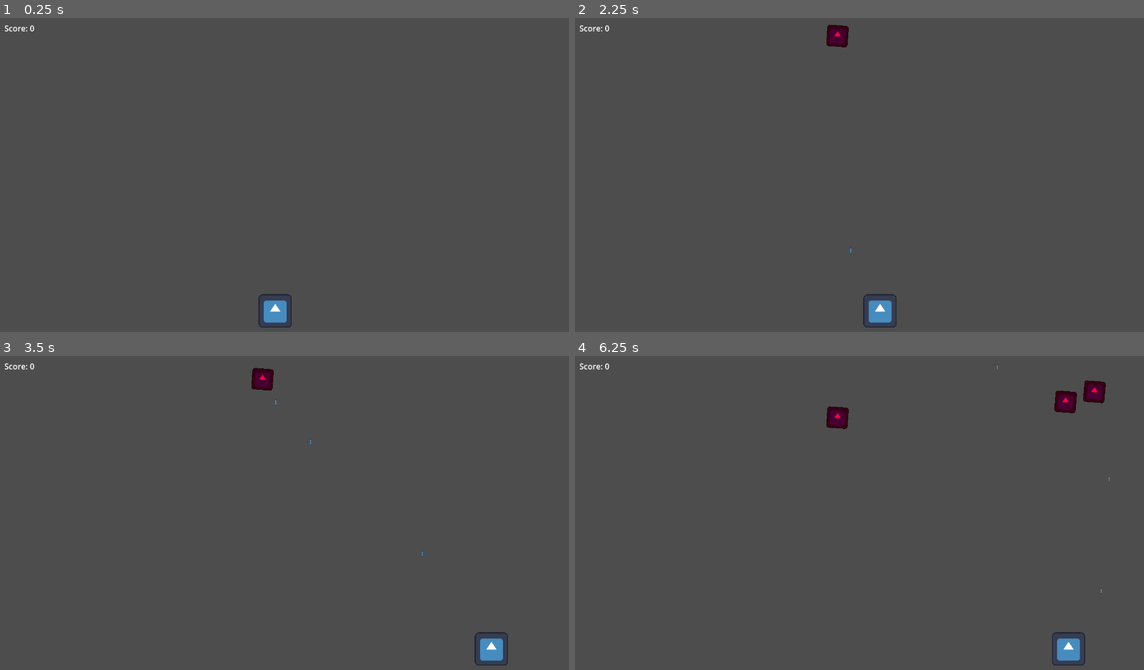
Above: before the commit, frames 1-4 (two rows, left to right).
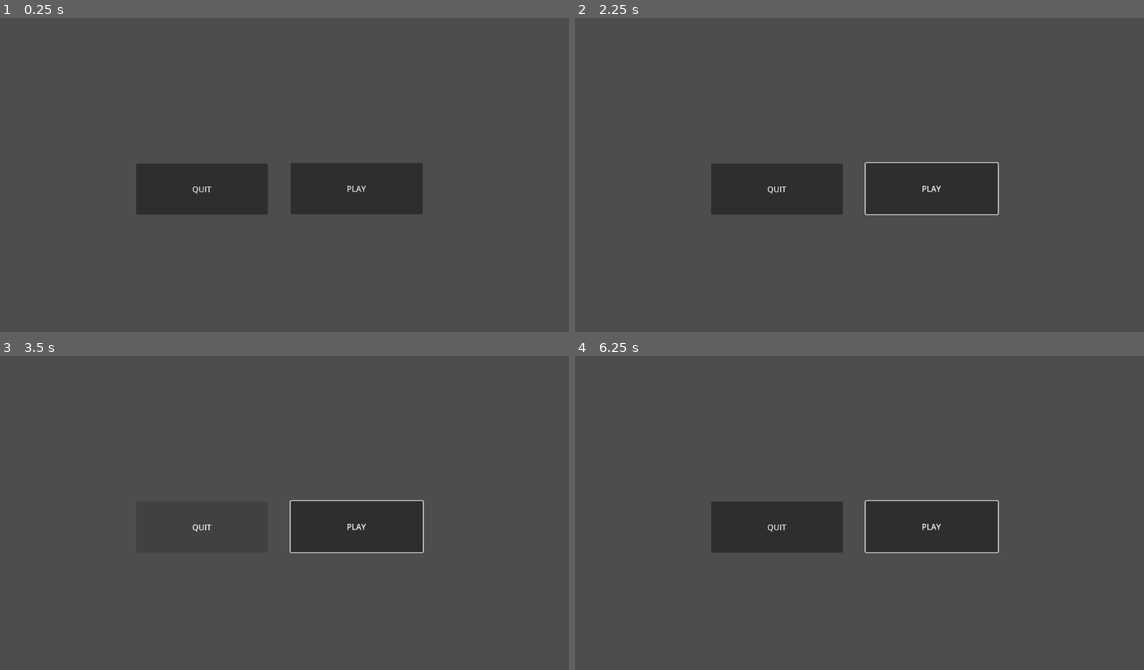
Above: after the commit, the same moments.

Repository: pengpa0012/godot-2d-platformer
Game: Godot game, scene res://Scenes/start_screen.tscn
Same seed, same stepped clock (60 frames per second), same inputs: the game is played once before the commit and once after it. Before the commit the project starts from res://Scenes/world.tscn. The engine's default icon, where the game draws it, is replaced by a stand-in: a white triangle on a blue panel in a dark square.
Inputs (mouse positions are in pixels of both pictures, inside the frame that each line leads up to):
- Up to frame 1 (0.25 s): no input
- Up to frame 2 (2.25 s): click (933, 187) at 0.5 s, where only the run after the commit has a clickable "PLAY"; click (933, 187) at 1.25 s, where only the run after the commit has a clickable "PLAY"; tap Enter (ui_accept) at 2 s; move the mouse to (677, 27) at 2.02 s; hold Right (ui_right) from 2.03 s (still down)
- Up to frame 3 (3.5 s): keep holding Right (ui_right); tap Enter (ui_accept) at 2.27, 3.02 s; move the mouse to (170, 531) at 2.77 s
- Up to frame 4 (6.25 s): move the mouse to (916, 447) at 3.52 s; release Right (ui_right) at 3.53 s; hold Left (ui_left) 3.53-4.28 s; move the mouse to (831, 582) at 4.27 s; hold Right (ui_right) 4.28-5.78 s; tap Enter (ui_accept) at 4.52, 5.27, 6.02 s; move the mouse to (1030, 566) at 5.02 s; move the mouse to (683, 469) at 5.77 s; hold Left (ui_left) from 5.78 s (still down)

The runs differ from the first frame. In frame 1, 7.9% of the frame differs, in the area x 0-75%, y 2-99%; in frame 2, 8.3%; in frame 3, 4.6%; in frame 4, 8.8%, in the area x 0-94%, y 2-99%.

Commit message:
added start/end screen layout

Diff:
--- /dev/null
+++ b/Scenes/death_screen.tscn
@@ -0,0 +1,24 @@
+[gd_scene format=3 uid="uid://dgne2oi70dylb"]
+
+[node name="DeathScreen" type="Node2D"]
+
+[node name="Button2" type="Button" parent="."]
+offset_left = 592.0
+offset_top = 292.0
+offset_right = 858.0
+offset_bottom = 395.0
+text = "RESTART"
+
+[node name="Button3" type="Button" parent="."]
+offset_left = 281.0
+offset_top = 293.0
+offset_right = 546.0
+offset_bottom = 396.0
+text = "QUIT"
+
+[node name="RichTextLabel" type="RichTextLabel" parent="."]
+offset_left = 469.0
+offset_top = 185.0
+offset_right = 876.0
+offset_bottom = 212.0
+text = "FINAL SCORE: 23123123"
--- /dev/null
+++ b/Scenes/start_screen.tscn
@@ -0,0 +1,17 @@
+[gd_scene format=3 uid="uid://fwpp87s5ri42"]
+
+[node name="StartScreen" type="Node2D"]
+
+[node name="Button" type="Button" parent="."]
+offset_left = 592.0
+offset_top = 292.0
+offset_right = 858.0
+offset_bottom = 395.0
+text = "PLAY"
+
+[node name="Button2" type="Button" parent="."]
+offset_left = 281.0
+offset_top = 293.0
+offset_right = 546.0
+offset_bottom = 396.0
+text = "QUIT"
--- a/project.godot
+++ b/project.godot
@@ -11,7 +11,7 @@
 [application]
 
 config/name="2d-platformer"
-run/main_scene="res://Scenes/world.tscn"
+run/main_scene="res://Scenes/start_screen.tscn"
 config/features=PackedStringArray("4.0", "Mobile")
 config/icon="res://icon.svg"
 
